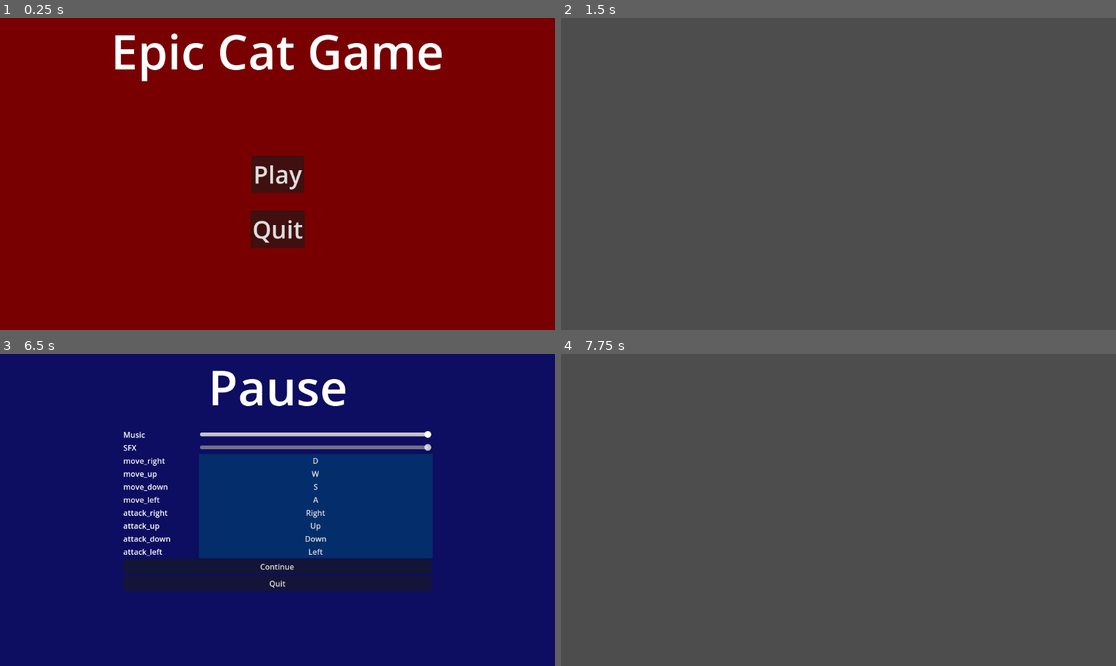
Above: before the commit, frames 1-4 (two rows, left to right).
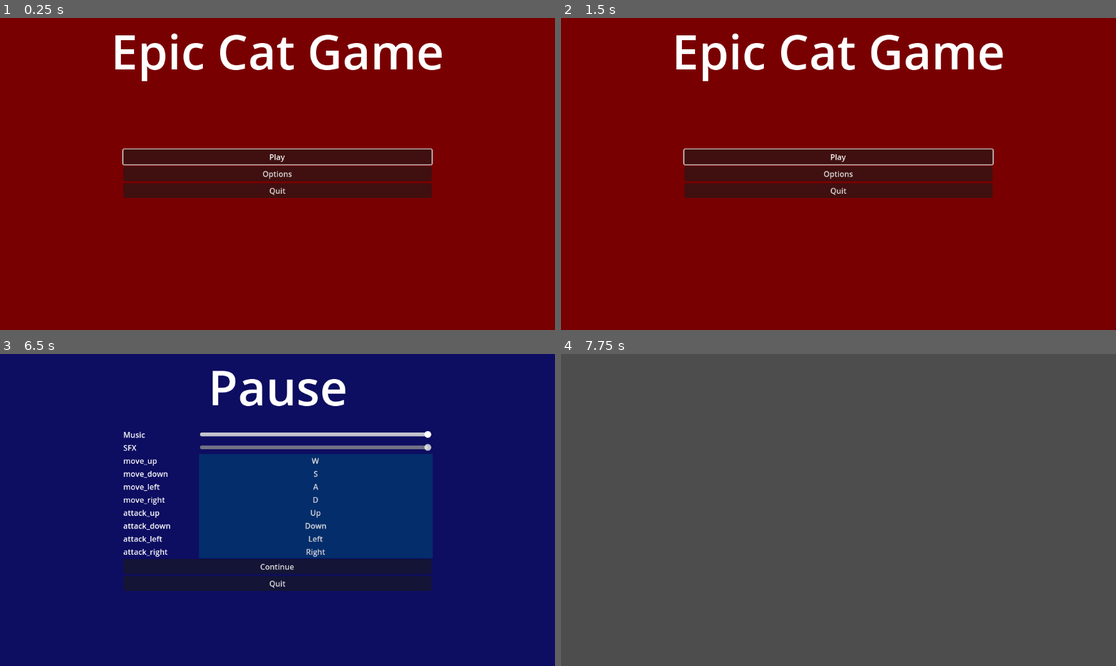
Above: after the commit, the same moments.

Repository: miyo6032/ProjectGodotWild63
Game: Godot game, scene res://prototype/scenes/audio_test.tscn
The game is run twice, just before and just after one commit, with the same random seed, the same clock (stepped at 60 frames per second) and the same inputs. This scene is started directly instead of the project's main scene.
Inputs (mouse positions are in pixels of both pictures, inside the frame that each line leads up to):
- Up to frame 1 (0.25 s): no input
- Up to frame 2 (1.5 s): click (838, 174) at 0.5 s, where only the run after the commit has a clickable "Options"; click (838, 239) at 1.25 s, where only the run after the commit has a clickable "Back"
- Up to frame 3 (6.5 s): click (277, 494) at 2 s, where only the run after the commit has a clickable "Play"; tap Enter at 2.75, 4.25, 5.75 s; hold Right (attack_right) 2.78-3.53 s; tap Tab every 0.75 s from 2.85 to 5.85 s; tap Space at 3.5, 5 s; hold Down (attack_down) 3.53-4.28 s; hold Right (attack_right) 4.28-5.03 s; hold Up (attack_up) 5.03-5.78 s; hold Left (attack_left) from 5.78 s (still down); tap Escape (ui_cancel) at 6.4 s
- Up to frame 4 (7.75 s): release Left (attack_left) at 6.5 s; click "Continue" at 6.5 s; tap Space at 7.25 s; hold Left (attack_left) from 7.28 s (still down); tap Tab at 7.35 s

The runs differ from the first frame. In frame 1, 8.9% of the frame differs, in the area x 22-78%, y 41-74%; in frame 2, 100%, in the area x 0-100%, y 0-100%; in frame 3, 0.6%; in frame 4, nothing differs.

Commit message:
Improving menus

Diff:
--- a/scenes/Menus.gd
+++ b/scenes/Menus.gd
@@ -2,30 +2,34 @@
 
 signal play_pressed
 
-@export var action_items: Array[String]
-
 @onready var animation_player = $AnimationPlayer
-@onready var settings_grid_container = %SettingsGridContainer
 @onready var main_menu_button = %MainMenuButton
-@onready var continue_button = %ContinueButton
 @onready var sfx_bus_id = AudioServer.get_bus_index("SFX")
 @onready var music_bus_id = AudioServer.get_bus_index("Music")
 @onready var pause_menu = %PauseMenu
+@onready var settings_grid_container = %PauseSettingsGridContainer
+@onready var play_button: Button = %PlayButton
+@onready var try_again_button: Button = %TryAgainButton
+@onready var play_again_button: Button = %PlayAgainButton
+@onready var options_menu: = %OptionsMenu
+@onready var options_settings_grid_container = %OptionsSettingsGridContainer
+@onready var main_menu = %MainMenu
 
 func _ready():
     EventBus.on_game_win.connect(_game_won)
     EventBus.on_game_over.connect(_game_over)
     pause_menu.visible = false
-    create_action_remap_items()
+    play_button.grab_focus()
 
 func _game_won():
+    play_again_button.grab_focus()
     animation_player.play("win")
 
 func _game_over():
+    try_again_button.grab_focus()
     animation_player.play("game_over")
 
 func _on_play_button_pressed():
-    mouse_filter = Control.MOUSE_FILTER_IGNORE
     animation_player.play("clear_menu")
     play_pressed.emit()
 
@@ -35,25 +39,8 @@
 func _on_try_again_button_pressed():
     get_tree().reload_current_scene()
 
-func create_action_remap_items() -> void:
-    var previous_item = settings_grid_container.get_child(-1)
-    for index in range(action_items.size()):
-        var action = action_items[index]
-        var label = Label.new()
-        label.text = action
-        settings_grid_container.add_child(label)
-        var button = RemapButton.new()
-        button.action = action
-        button.focus_neighbor_top = previous_item.get_path()
-        settings_grid_container.add_child(button)
-        previous_item.focus_neighbor_bottom = button.get_path()
-        if index == action_items.size() - 1:
-            continue_button.focus_neighbor_top = button.get_path()
-            button.focus_neighbor_bottom = continue_button.get_path()
-        previous_item = button
-
 func _input(event):
-    if event.is_action_pressed("ui_cancel"):
+    if event.is_action_pressed("ui_cancel") and !main_menu.visible:
         toggle_pause_menu()
 
 func toggle_pause_menu():
@@ -75,3 +62,11 @@
 
 func _on_main_menu_button_pressed():
     get_tree().reload_current_scene()
+
+func _on_options_button_pressed():
+    options_menu.visible = true
+    options_settings_grid_container.get_child(1).grab_focus()
+
+func _on_back_button_pressed():
+    options_menu.visible = false
+    play_button.grab_focus()
--- /dev/null
+++ b/scenes/Options.gd
@@ -0,0 +1,26 @@
+extends GridContainer
+
+@export var action_items: Array[String]
+@export var bottom_control: Button
+
+@onready var settings_grid_container = self
+
+func _ready():
+    create_action_remap_items()
+
+func create_action_remap_items() -> void:
+    var previous_item = settings_grid_container.get_child(-1)
+    for index in range(action_items.size()):
+        var action = action_items[index]
+        var label = Label.new()
+        label.text = action
+        settings_grid_container.add_child(label)
+        var button = RemapButton.new()
+        button.action = action
+        button.focus_neighbor_top = previous_item.get_path()
+        settings_grid_container.add_child(button)
+        previous_item.focus_neighbor_bottom = button.get_path()
+        if index == action_items.size() - 1:
+            bottom_control.focus_neighbor_top = button.get_path()
+            button.focus_neighbor_bottom = bottom_control.get_path()
+        previous_item = button
--- a/scenes/menus.tscn
+++ b/scenes/menus.tscn
@@ -1,7 +1,8 @@
-[gd_scene load_steps=8 format=3 uid="uid://bvf55uwknvl1"]
+[gd_scene load_steps=9 format=3 uid="uid://bvf55uwknvl1"]
 
 [ext_resource type="Theme" uid="uid://c1xf2fj7vroku" path="res://data/epic_theme.tres" id="1_8m6kn"]
 [ext_resource type="Script" path="res://scenes/Menus.gd" id="2_ltdt6"]
+[ext_resource type="Script" path="res://scenes/Options.gd" id="3_chwi7"]
 
 [sub_resource type="Animation" id="Animation_t6jvd"]
 length = 0.001
@@ -180,7 +181,6 @@
 grow_vertical = 2
 theme = ExtResource("1_8m6kn")
 script = ExtResource("2_ltdt6")
-action_items = Array[String](["move_right", "move_up", "move_down", "move_left", "attack_right", "attack_up", "attack_down", "attack_left"])
 
 [node name="AnimationPlayer" type="AnimationPlayer" parent="."]
 libraries = {
@@ -188,6 +188,7 @@
 }
 
 [node name="MainMenu" type="Control" parent="."]
+unique_name_in_owner = true
 layout_mode = 1
 anchors_preset = 15
 anchor_right = 1.0
@@ -218,37 +219,40 @@
 theme_override_font_sizes/font_size = 100
 text = "Epic Cat Game"
 
-[node name="Play Button" type="Button" parent="MainMenu"]
-layout_mode = 1
-anchors_preset = 8
-anchor_left = 0.5
-anchor_top = 0.5
-anchor_right = 0.5
-anchor_bottom = 0.5
-offset_left = -54.5
-offset_top = -38.5
-offset_right = 54.5
-offset_bottom = 38.5
-grow_horizontal = 2
-grow_vertical = 2
-theme_override_font_sizes/font_size = 50
+[node name="MarginContainer" type="MarginContainer" parent="MainMenu"]
+layout_mode = 1
+anchors_preset = 15
+anchor_right = 1.0
+anchor_bottom = 1.0
+grow_horizontal = 2
+grow_vertical = 2
+theme_override_constants/margin_left = 256
+theme_override_constants/margin_right = 256
+
+[node name="VBoxContainer" type="VBoxContainer" parent="MainMenu/MarginContainer"]
+layout_mode = 2
+alignment = 1
+
+[node name="PlayButton" type="Button" parent="MainMenu/MarginContainer/VBoxContainer"]
+unique_name_in_owner = true
+layout_mode = 2
+focus_neighbor_top = NodePath("../QuitButton")
+focus_next = NodePath("../OptionsButton")
+focus_previous = NodePath("../QuitButton")
 text = "Play
 "
 
-[node name="Quit Button" type="Button" parent="MainMenu"]
-layout_mode = 1
-anchors_preset = 8
-anchor_left = 0.5
-anchor_top = 0.5
-anchor_right = 0.5
-anchor_bottom = 0.5
-offset_left = -56.5
-offset_top = 76.0
-offset_right = 56.5
-offset_bottom = 153.0
-grow_horizontal = 2
-grow_vertical = 2
-theme_override_font_sizes/font_size = 50
+[node name="OptionsButton" type="Button" parent="MainMenu/MarginContainer/VBoxContainer"]
+layout_mode = 2
+focus_next = NodePath("../QuitButton")
+focus_previous = NodePath("../PlayButton")
+text = "Options"
+
+[node name="QuitButton" type="Button" parent="MainMenu/MarginContainer/VBoxContainer"]
+layout_mode = 2
+focus_neighbor_bottom = NodePath("../PlayButton")
+focus_next = NodePath("../PlayButton")
+focus_previous = NodePath("../OptionsButton")
 text = "Quit"
 
 [node name="DeathMenu" type="Control" parent="."]
@@ -283,36 +287,31 @@
 text = "Game Over"
 horizontal_alignment = 1
 
-[node name="Try Again Button" type="Button" parent="DeathMenu"]
-layout_mode = 1
-anchors_preset = 8
-anchor_left = 0.5
-anchor_top = 0.5
-anchor_right = 0.5
-anchor_bottom = 0.5
-offset_left = -54.5
-offset_top = -38.5
-offset_right = 54.5
-offset_bottom = 38.5
-grow_horizontal = 2
-grow_vertical = 2
-theme_override_font_sizes/font_size = 50
+[node name="MarginContainer" type="MarginContainer" parent="DeathMenu"]
+layout_mode = 1
+anchors_preset = 15
+anchor_right = 1.0
+anchor_bottom = 1.0
+grow_horizontal = 2
+grow_vertical = 2
+theme_override_constants/margin_left = 256
+theme_override_constants/margin_right = 256
+
+[node name="VBoxContainer" type="VBoxContainer" parent="DeathMenu/MarginContainer"]
+layout_mode = 2
+alignment = 1
+
+[node name="TryAgainButton" type="Button" parent="DeathMenu/MarginContainer/VBoxContainer"]
+unique_name_in_owner = true
+layout_mode = 2
+focus_next = NodePath("../QuitButton")
+focus_previous = NodePath("../QuitButton")
 text = "Try Again"
 
-[node name="Quit Button" type="Button" parent="DeathMenu"]
-layout_mode = 1
-anchors_preset = 8
-anchor_left = 0.5
-anchor_top = 0.5
-anchor_right = 0.5
-anchor_bottom = 0.5
-offset_left = -56.5
-offset_top = 76.0
-offset_right = 56.5
-offset_bottom = 153.0
-grow_horizontal = 2
-grow_vertical = 2
-theme_override_font_sizes/font_size = 50
+[node name="QuitButton" type="Button" parent="DeathMenu/MarginContainer/VBoxContainer"]
+layout_mode = 2
+focus_next = NodePath("../TryAgainButton")
+focus_previous = NodePath("../TryAgainButton")
 text = "Quit"
 
 [node name="WinMenu" type="Control" parent="."]
@@ -348,41 +347,37 @@
 text = "You Win"
 horizontal_alignment = 1
 
-[node name="Play Again Button" type="Button" parent="WinMenu"]
-layout_mode = 1
-anchors_preset = 8
-anchor_left = 0.5
-anchor_top = 0.5
-anchor_right = 0.5
-anchor_bottom = 0.5
-offset_left = -54.5
-offset_top = -38.5
-offset_right = 54.5
-offset_bottom = 38.5
-grow_horizontal = 2
-grow_vertical = 2
-theme_override_font_sizes/font_size = 50
+[node name="MarginContainer" type="MarginContainer" parent="WinMenu"]
+layout_mode = 1
+anchors_preset = 15
+anchor_right = 1.0
+anchor_bottom = 1.0
+grow_horizontal = 2
+grow_vertical = 2
+theme_override_constants/margin_left = 256
+theme_override_constants/margin_right = 256
+
+[node name="VBoxContainer" type="VBoxContainer" parent="WinMenu/MarginContainer"]
+layout_mode = 2
+alignment = 1
+
+[node name="PlayAgainButton" type="Button" parent="WinMenu/MarginContainer/VBoxContainer"]
+unique_name_in_owner = true
+layout_mode = 2
+focus_next = NodePath("../QuitButton")
+focus_previous = NodePath("../QuitButton")
 text = "Play Again"
 
-[node name="Quit Button" type="Button" parent="WinMenu"]
-layout_mode = 1
-anchors_preset = 8
-anchor_left = 0.5
-anchor_top = 0.5
-anchor_right = 0.5
-anchor_bottom = 0.5
-offset_left = -56.5
-offset_top = 76.0
-offset_right = 56.5
-offset_bottom = 153.0
-grow_horizontal = 2
-grow_vertical = 2
-theme_override_font_sizes/font_size = 50
+[node name="QuitButton" type="Button" parent="WinMenu/MarginContainer/VBoxContainer"]
+layout_mode = 2
+focus_next = NodePath("../PlayAgainButton")
+focus_previous = NodePath("../PlayAgainButton")
 text = "Quit"
 
 [node name="PauseMenu" type="Control" parent="."]
 unique_name_in_owner = true
 process_mode = 2
+visible = false
 layout_mode = 1
 anchors_preset = 15
 anchor_right = 1.0
@@ -429,18 +424,21 @@
 layout_mode = 2
 alignment = 1
 
-[node name="SettingsGridContainer" type="GridContainer" parent="PauseMenu/MarginContainer/VBoxContainer"]
+[node name="PauseSettingsGridContainer" type="GridContainer" parent="PauseMenu/MarginContainer/VBoxContainer" node_paths=PackedStringArray("bottom_control")]
 unique_name_in_owner = true
 layout_mode = 2
 size_flags_vertical = 4
 theme_override_constants/h_separation = 60
 columns = 2
-
-[node name="MusicLabel" type="Label" parent="PauseMenu/MarginContainer/VBoxContainer/SettingsGridContainer"]
+script = ExtResource("3_chwi7")
+action_items = Array[String](["move_up", "move_down", "move_left", "move_right", "attack_up", "attack_down", "attack_left", "attack_right"])
+bottom_control = NodePath("../ContinueButton")
+
+[node name="MusicLabel" type="Label" parent="PauseMenu/MarginContainer/VBoxContainer/PauseSettingsGridContainer"]
 layout_mode = 2
 text = "Music"
 
-[node name="MusicSlider" type="HSlider" parent="PauseMenu/MarginContainer/VBoxContainer/SettingsGridContainer"]
+[node name="MusicSlider" type="HSlider" parent="PauseMenu/MarginContainer/VBoxContainer/PauseSettingsGridContainer"]
 layout_mode = 2
 size_flags_horizontal = 3
 size_flags_vertical = 4
@@ -449,11 +447,11 @@
 step = 0.05
 value = 1.0
 
-[node name="SFXLabel" type="Label" parent="PauseMenu/MarginContainer/VBoxContainer/SettingsGridContainer"]
+[node name="SFXLabel" type="Label" parent="PauseMenu/MarginContainer/VBoxContainer/PauseSettingsGridContainer"]
 layout_mode = 2
 text = "SFX"
 
-[node name="SFXSlider" type="HSlider" parent="PauseMenu/MarginContainer/VBoxContainer/SettingsGridContainer"]
+[node name="SFXSlider" type="HSlider" parent="PauseMenu/MarginContainer/VBoxContainer/PauseSettingsGridContainer"]
 layout_mode = 2
 size_flags_horizontal = 3
 size_flags_vertical = 4
@@ -471,17 +469,110 @@
 unique_name_in_owner = true
 layout_mode = 2
 focus_neighbor_top = NodePath("../ContinueButton")
-focus_neighbor_bottom = NodePath("../SettingsGridContainer/MusicSlider")
+focus_neighbor_bottom = NodePath("../PauseSettingsGridContainer/MusicSlider")
 text = "Quit
 "
 
-[connection signal="pressed" from="MainMenu/Play Button" to="." method="_on_play_button_pressed"]
-[connection signal="pressed" from="MainMenu/Quit Button" to="." method="_on_quit_button_pressed"]
-[connection signal="pressed" from="DeathMenu/Try Again Button" to="." method="_on_try_again_button_pressed"]
-[connection signal="pressed" from="DeathMenu/Quit Button" to="." method="_on_quit_button_pressed"]
-[connection signal="pressed" from="WinMenu/Play Again Button" to="." method="_on_try_again_button_pressed"]
-[connection signal="pressed" from="WinMenu/Quit Button" to="." method="_on_quit_button_pressed"]
-[connection signal="value_changed" from="PauseMenu/MarginContainer/VBoxContainer/SettingsGridContainer/MusicSlider" to="." method="_on_music_slider_value_changed"]
-[connection signal="value_changed" from="PauseMenu/MarginContainer/VBoxContainer/SettingsGridContainer/SFXSlider" to="." method="_on_sfx_slider_value_changed"]
+[node name="OptionsMenu" type="Control" parent="."]
+unique_name_in_owner = true
+visible = false
+layout_mode = 1
+anchors_preset = 15
+anchor_right = 1.0
+anchor_bottom = 1.0
+grow_horizontal = 2
+grow_vertical = 2
+tooltip_text = "what
+"
+
+[node name="ColorRect" type="ColorRect" parent="OptionsMenu"]
+layout_mode = 1
+anchors_preset = 15
+anchor_right = 1.0
+anchor_bottom = 1.0
+grow_horizontal = 2
+grow_vertical = 2
+mouse_filter = 2
+color = Color(0.101961, 0.12549, 0, 0.827451)
+
+[node name="Label" type="Label" parent="OptionsMenu"]
+layout_mode = 1
+anchors_preset = 5
+anchor_left = 0.5
+anchor_right = 0.5
+offset_left = -346.5
+offset_right = 346.5
+offset_bottom = 140.0
+grow_horizontal = 2
+theme_override_font_sizes/font_size = 100
+text = "Options"
+horizontal_alignment = 1
+
+[node name="MarginContainer" type="MarginContainer" parent="OptionsMenu"]
+layout_mode = 1
+anchors_preset = 15
+anchor_right = 1.0
+anchor_bottom = 1.0
+grow_horizontal = 2
+grow_vertical = 2
+theme_override_constants/margin_left = 256
+theme_override_constants/margin_right = 256
+
+[node name="VBoxContainer" type="VBoxContainer" parent="OptionsMenu/MarginContainer"]
+layout_mode = 2
+alignment = 1
+
+[node name="OptionsSettingsGridContainer" type="GridContainer" parent="OptionsMenu/MarginContainer/VBoxContainer" node_paths=PackedStringArray("bottom_control")]
+unique_name_in_owner = true
+layout_mode = 2
+size_flags_vertical = 4
+theme_override_constants/h_separation = 60
+columns = 2
+script = ExtResource("3_chwi7")
+action_items = Array[String](["move_up", "move_down", "move_left", "move_right", "attack_up", "attack_down", "attack_left", "attack_right"])
+bottom_control = NodePath("../BackButton")
+
+[node name="MusicLabel" type="Label" parent="OptionsMenu/MarginContainer/VBoxContainer/OptionsSettingsGridContainer"]
+layout_mode = 2
+text = "Music"
+
+[node name="MusicSlider" type="HSlider" parent="OptionsMenu/MarginContainer/VBoxContainer/OptionsSettingsGridContainer"]
+layout_mode = 2
+size_flags_horizontal = 3
+size_flags_vertical = 4
+focus_neighbor_top = NodePath("../../BackButton")
+max_value = 1.0
+step = 0.05
+value = 1.0
+
+[node name="SFXLabel" type="Label" parent="OptionsMenu/MarginContainer/VBoxContainer/OptionsSettingsGridContainer"]
+layout_mode = 2
+text = "SFX"
+
+[node name="SFXSlider" type="HSlider" parent="OptionsMenu/MarginContainer/VBoxContainer/OptionsSettingsGridContainer"]
+layout_mode = 2
+size_flags_horizontal = 3
+size_flags_vertical = 4
+max_value = 1.0
+step = 0.05
+value = 1.0
+
+[node name="BackButton" type="Button" parent="OptionsMenu/MarginContainer/VBoxContainer"]
+layout_mode = 2
+focus_neighbor_bottom = NodePath("../OptionsSettingsGridContainer/MusicSlider")
+text = "Back"
+
+[connection signal="pressed" from="MainMenu/MarginContainer/VBoxContainer/PlayButton" to="." method="_on_play_button_pressed"]
+[connection signal="pressed" from="MainMenu/MarginContainer/VBoxContainer/OptionsButton" to="." method="_on_options_button_pressed"]
+[connection signal="pressed" from="MainMenu/MarginContainer/VBoxContainer/QuitButton" to="." method="_on_quit_button_pressed"]
+[connection signal="pressed" from="DeathMenu/MarginContainer/VBoxContainer/TryAgainButton" to="." method="_on_try_again_button_pressed"]
+[connection signal="pressed" from="DeathMenu/MarginContainer/VBoxContainer/QuitButton" to="." method="_on_quit_button_pressed"]
+[connection signal="pressed" from="WinMenu/MarginContainer/VBoxContainer/PlayAgainButton" to="." method="_on_try_again_button_pressed"]
+[connection signal="pressed" from="WinMenu/MarginContainer/VBoxContainer/QuitButton" to="." method="_on_quit_button_pressed"]
+[connection signal="value_changed" from="PauseMenu/MarginContainer/VBoxContainer/PauseSettingsGridContainer/MusicSlider" to="." method="_on_music_slider_value_changed"]
+[connection signal="value_changed" from="PauseMenu/MarginContainer/VBoxContainer/PauseSettingsGridContainer/SFXSlider" to="." method="_on_sfx_slider_value_changed"]
 [connection signal="pressed" from="PauseMenu/MarginContainer/VBoxContainer/ContinueButton" to="." method="_on_continue_button_pressed"]
 [connection signal="pressed" from="PauseMenu/MarginContainer/VBoxContainer/MainMenuButton" to="." method="_on_main_menu_button_pressed"]
+[connection signal="value_changed" from="OptionsMenu/MarginContainer/VBoxContainer/OptionsSettingsGridContainer/MusicSlider" to="." method="_on_music_slider_value_changed"]
+[connection signal="value_changed" from="OptionsMenu/MarginContainer/VBoxContainer/OptionsSettingsGridContainer/SFXSlider" to="." method="_on_sfx_slider_value_changed"]
+[connection signal="pressed" from="OptionsMenu/MarginContainer/VBoxContainer/BackButton" to="." method="_on_back_button_pressed"]
